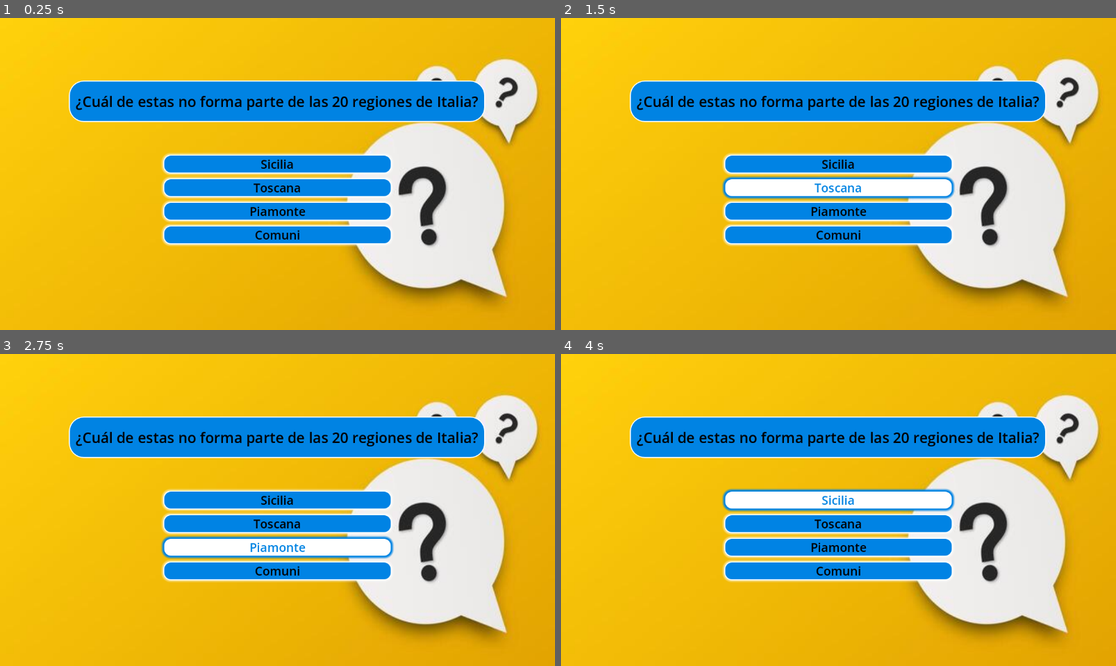
Above: before the commit, frames 1-4 (two rows, left to right).
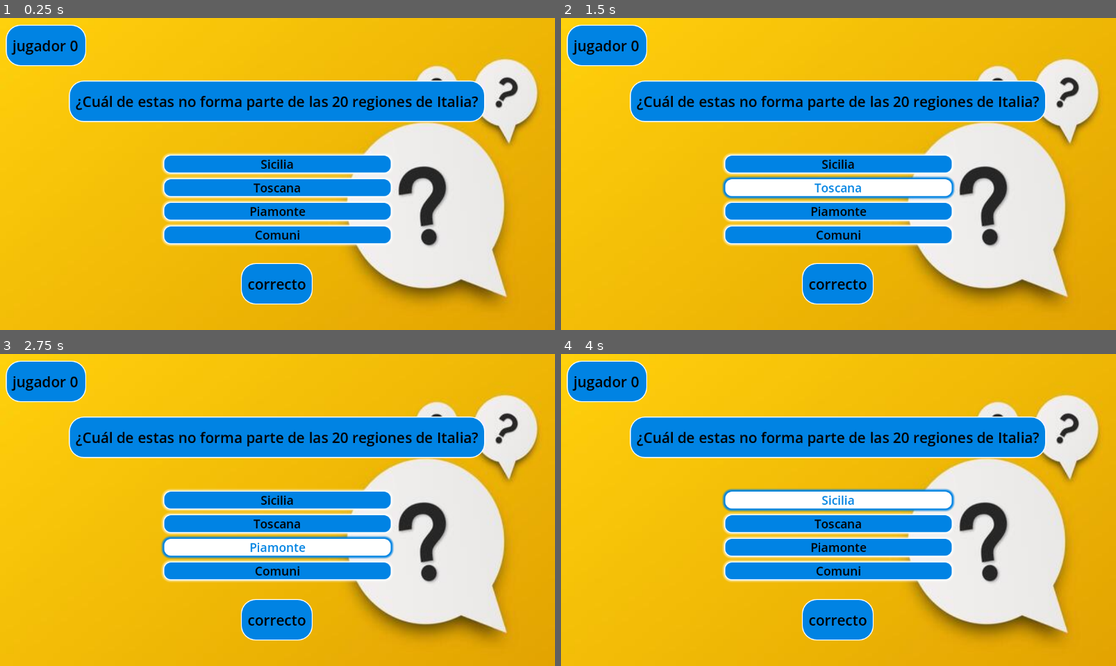
Above: after the commit, the same moments.

Repository: tobiflores/TriviaMundial-Alonso_Flores
Game: Godot game, scene res://Escenas/pregunta.tscn
The game is run twice, just before and just after one commit, with the same random seed, the same clock (stepped at 60 frames per second) and the same inputs. The project has no main scene, so this scene is started directly.
Inputs:
- Up to frame 1 (0.25 s): no input
- Up to frame 2 (1.5 s): click "Sicilia" at 0.5 s; click "Toscana" at 1.25 s
- Up to frame 3 (2.75 s): click "Piamonte" at 2 s
- Up to frame 4 (4 s): click "Comuni" at 2.75 s; click "Sicilia" at 3.5 s

The runs differ from the first frame. In frame 1, 3.5% of the frame differs, in the area x 1-57%, y 2-92%; in frame 2, 3.5%; in frame 3, 3.5%; in frame 4, 3.5%.

Commit message:
cree la escena de menu y conecte los botones de jugar y salir

Diff:
--- /dev/null
+++ b/Escenas/menu.gd
@@ -0,0 +1,20 @@
+extends Control
+
+
+# Called when the node enters the scene tree for the first time.
+func _ready() -> void:
+	pass # Replace with function body.
+
+
+# Called every frame. 'delta' is the elapsed time since the previous frame.
+func _process(delta: float) -> void:
+	pass
+
+
+func _on_button_pressed() -> void:
+	get_tree().change_scene_to_file("res://Escenas/elegir_pais.tscn")
+
+
+
+func _on_button_2_pressed() -> void:
+	get_tree().quit()
--- /dev/null
+++ b/Escenas/menu.tscn
@@ -0,0 +1,133 @@
+[gd_scene format=3 uid="uid://boomuibu7bb3m"]
+
+[ext_resource type="Texture2D" uid="uid://b4ui3ygdpmrxi" path="res://Imagenes/yellow-question-mark-background-with-text-space-quiz-symbol-vector.jpg" id="1_lnt83"]
+[ext_resource type="Script" uid="uid://d2di6mi3nr3y8" path="res://Escenas/menu.gd" id="1_p25xy"]
+
+[sub_resource type="StyleBoxTexture" id="StyleBoxTexture_p25xy"]
+texture = ExtResource("1_lnt83")
+
+[sub_resource type="StyleBoxFlat" id="StyleBoxFlat_17m5t"]
+bg_color = Color(0, 0.5137255, 0.8901961, 1)
+border_width_left = 2
+border_width_top = 2
+border_width_right = 2
+border_width_bottom = 2
+border_color = Color(1, 1, 1, 1)
+corner_radius_top_left = 30
+corner_radius_top_right = 30
+corner_radius_bottom_right = 30
+corner_radius_bottom_left = 30
+expand_margin_left = 12.0
+expand_margin_top = 20.0
+expand_margin_right = 12.0
+expand_margin_bottom = 20.0
+
+[sub_resource type="StyleBoxFlat" id="StyleBoxFlat_cp3rd"]
+bg_color = Color(0, 0.5140783, 0.8916685, 1)
+border_width_left = 2
+border_width_top = 2
+border_width_right = 2
+border_width_bottom = 2
+border_color = Color(1, 1, 1, 1)
+corner_radius_top_left = 15
+corner_radius_top_right = 15
+corner_radius_bottom_right = 15
+corner_radius_bottom_left = 15
+expand_margin_left = 24.0
+expand_margin_right = 24.0
+shadow_color = Color(1, 1, 1, 0.6)
+shadow_size = 5
+
+[sub_resource type="StyleBoxFlat" id="StyleBoxFlat_kim34"]
+bg_color = Color(0, 0, 0, 1)
+border_width_left = 2
+border_width_top = 2
+border_width_right = 2
+border_width_bottom = 2
+border_color = Color(0, 0.5137255, 0.8901961, 1)
+corner_radius_top_left = 15
+corner_radius_top_right = 15
+corner_radius_bottom_right = 15
+corner_radius_bottom_left = 15
+shadow_color = Color(0, 0.5137255, 0.8901961, 1)
+shadow_size = 5
+
+[sub_resource type="StyleBoxFlat" id="StyleBoxFlat_v8bcg"]
+bg_color = Color(1, 1, 1, 1)
+border_width_left = 2
+border_width_top = 2
+border_width_right = 2
+border_width_bottom = 2
+border_color = Color(0, 0.5137255, 0.8901961, 1)
+corner_radius_top_left = 15
+corner_radius_top_right = 15
+corner_radius_bottom_right = 15
+corner_radius_bottom_left = 15
+shadow_color = Color(0, 0.5137255, 0.8901961, 1)
+shadow_size = 5
+
+[node name="menu" type="Control" unique_id=1770198847]
+layout_mode = 3
+anchors_preset = 15
+anchor_right = 1.0
+anchor_bottom = 1.0
+grow_horizontal = 2
+grow_vertical = 2
+script = ExtResource("1_p25xy")
+
+[node name="Panel" type="Panel" parent="." unique_id=1183876984]
+layout_mode = 0
+offset_right = 1152.0
+offset_bottom = 648.0
+theme_override_styles/panel = SubResource("StyleBoxTexture_p25xy")
+
+[node name="Label2" type="Label" parent="." unique_id=1552026301]
+layout_mode = 0
+offset_left = 386.0
+offset_top = 51.0
+offset_right = 758.0
+offset_bottom = 124.0
+theme_override_colors/font_color = Color(0, 0, 0, 1)
+theme_override_font_sizes/font_size = 50
+theme_override_styles/normal = SubResource("StyleBoxFlat_17m5t")
+text = "QUIZ MUNDIAL"
+
+[node name="VBoxContainer" type="VBoxContainer" parent="." unique_id=499139826]
+layout_mode = 1
+anchors_preset = 8
+anchor_left = 0.5
+anchor_top = 0.5
+anchor_right = 0.5
+anchor_bottom = 0.5
+offset_left = -120.5
+offset_top = -47.0
+offset_right = 120.5
+offset_bottom = 119.0
+grow_horizontal = 2
+grow_vertical = 2
+theme_override_constants/separation = 20
+
+[node name="Button" type="Button" parent="VBoxContainer" unique_id=2015666927]
+layout_mode = 2
+theme_override_colors/font_color = Color(0, 0, 0, 1)
+theme_override_colors/font_pressed_color = Color(0, 0.5137255, 0.8901961, 1)
+theme_override_colors/font_hover_color = Color(0, 0.5137255, 0.8901961, 1)
+theme_override_font_sizes/font_size = 50
+theme_override_styles/normal = SubResource("StyleBoxFlat_cp3rd")
+theme_override_styles/pressed = SubResource("StyleBoxFlat_kim34")
+theme_override_styles/hover = SubResource("StyleBoxFlat_v8bcg")
+text = "Jugar"
+
+[node name="Button2" type="Button" parent="VBoxContainer" unique_id=1223921208]
+layout_mode = 2
+theme_override_colors/font_color = Color(0, 0, 0, 1)
+theme_override_colors/font_pressed_color = Color(0, 0.5137255, 0.8901961, 1)
+theme_override_colors/font_hover_color = Color(0, 0.5137255, 0.8901961, 1)
+theme_override_font_sizes/font_size = 50
+theme_override_styles/normal = SubResource("StyleBoxFlat_cp3rd")
+theme_override_styles/pressed = SubResource("StyleBoxFlat_kim34")
+theme_override_styles/hover = SubResource("StyleBoxFlat_v8bcg")
+text = "Salir"
+
+[connection signal="pressed" from="VBoxContainer/Button" to="." method="_on_button_pressed"]
+[connection signal="pressed" from="VBoxContainer/Button2" to="." method="_on_button_2_pressed"]
--- a/Escenas/pregunta.tscn
+++ b/Escenas/pregunta.tscn
@@ -77,6 +77,21 @@
 offset_bottom = 648.0
 theme_override_styles/panel = SubResource("StyleBoxTexture_aj2lq")
 
+[node name="Label2" type="Label" parent="." unique_id=1284104238]
+layout_mode = 1
+anchors_preset = 5
+anchor_left = 0.5
+anchor_right = 0.5
+offset_left = -552.0
+offset_top = 34.0
+offset_right = -409.0
+offset_bottom = 80.0
+grow_horizontal = 2
+theme_override_colors/font_color = Color(0, 0, 0, 1)
+theme_override_font_sizes/font_size = 30
+theme_override_styles/normal = SubResource("StyleBoxFlat_1gt84")
+text = "jugador 0"
+
 [node name="Label" type="Label" parent="." unique_id=854750548]
 layout_mode = 1
 anchors_preset = 5
@@ -150,3 +165,14 @@
 theme_override_styles/pressed = SubResource("StyleBoxFlat_8vmtj")
 theme_override_styles/hover = SubResource("StyleBoxFlat_aj2lq")
 text = "Comuni"
+
+[node name="Label3" type="Label" parent="." unique_id=1001536075]
+layout_mode = 0
+offset_left = 512.0
+offset_top = 529.0
+offset_right = 637.0
+offset_bottom = 575.0
+theme_override_colors/font_color = Color(0, 0, 0, 1)
+theme_override_font_sizes/font_size = 30
+theme_override_styles/normal = SubResource("StyleBoxFlat_1gt84")
+text = "correcto"
Not shown, added: Escenas/menu.gd.uid
